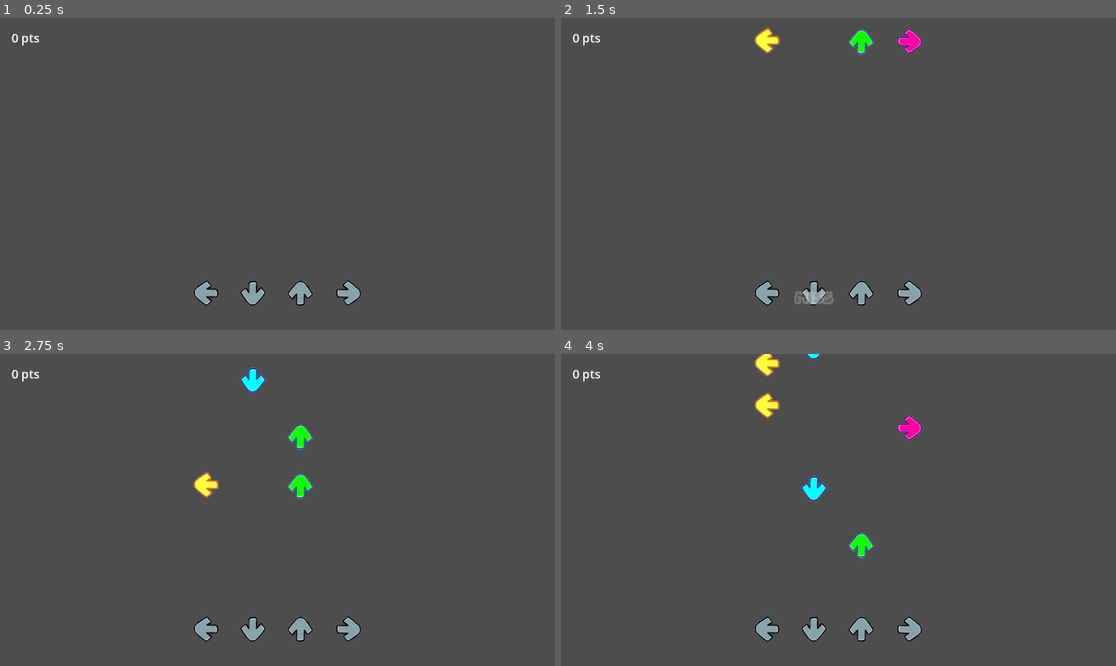
Above: before the commit, frames 1-4 (two rows, left to right).
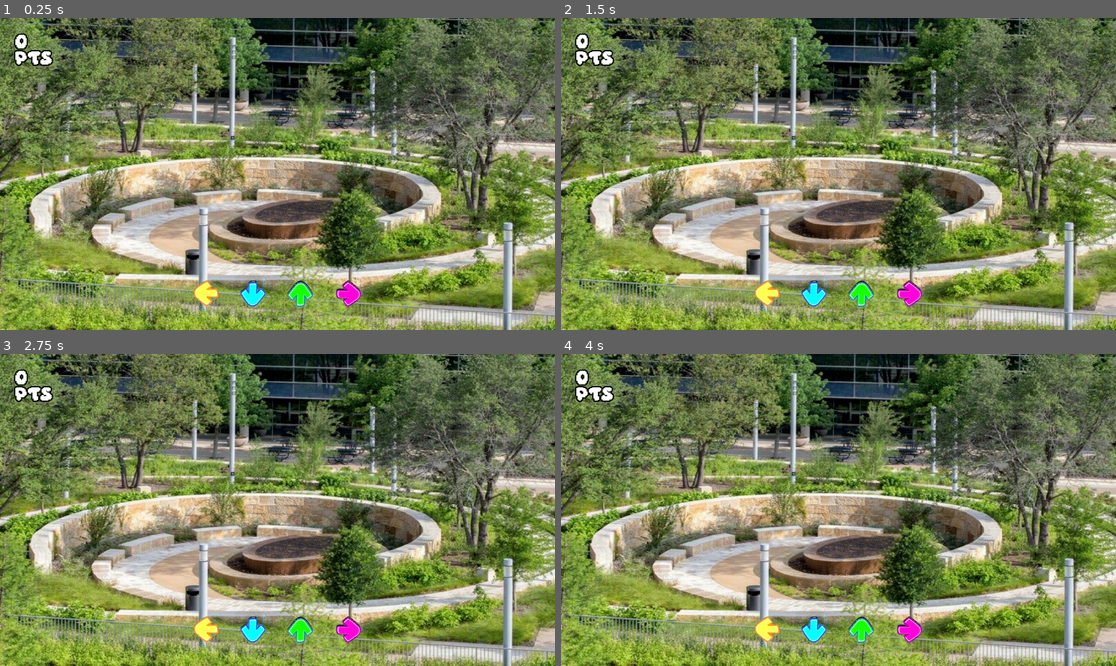
Above: after the commit, the same moments.

Repository: aennivar/hbtz-ritmo
Game: Godot game, scene res://levels/game_level.tscn
Same seed, same stepped clock (60 frames per second), same inputs: the game is played once before the commit and once after it. Sound files missing from this copy of the repository are replaced by a short silence.
Inputs:
- Up to frame 1 (0.25 s): no input
- Up to frame 2 (1.5 s): tap Enter at 0.5 s; hold M (Direita) 0.53-1.28 s; hold X (Baixo) from 1.28 s (still down)
- Up to frame 3 (2.75 s): release X (Baixo) at 2.03 s; hold M (Direita) from 2.03 s (still down)
- Up to frame 4 (4 s): release M (Direita) at 2.78 s; hold N (Cima) 2.78-3.53 s; hold Z (Esquerda) from 3.53 s (still down)

The runs differ from the first frame. In frame 1, 91% of the frame differs, in the area x 0-100%, y 0-100%; in frame 2, 91%; in frame 3, 91%; in frame 4, 91%.

Commit message:
base do LevelEditor pronta, só não funcionando

Diff:
--- a/levels/game_level.tscn
+++ b/levels/game_level.tscn
@@ -1,12 +1,23 @@
-[gd_scene load_steps=3 format=3 uid="uid://dh86wqt1xngcc"]
+[gd_scene load_steps=6 format=3 uid="uid://dh86wqt1xngcc"]
 
+[ext_resource type="Texture2D" uid="uid://dbqj07m840865" path="res://assets/6caa33bebaee56e85b7f7aea68b6ac92.jpg" id="1_d65c1"]
 [ext_resource type="PackedScene" uid="uid://cd156n3idapi5" path="res://objects/key_listener.tscn" id="1_qc6i3"]
 [ext_resource type="PackedScene" uid="uid://diwpau5n50t71" path="res://levels/game_ui.tscn" id="2_sklrn"]
+[ext_resource type="PackedScene" uid="uid://cq30ocikfqd6r" path="res://objects/level_editor.tscn" id="4_n0b0m"]
+
+[sub_resource type="Environment" id="Environment_d65c1"]
+background_mode = 3
+glow_enabled = true
+glow_blend_mode = 1
 
 [node name="GameLevel" type="Node2D"]
 
 [node name="Camera2D" type="Camera2D" parent="."]
 scale = Vector2(-0.481132, 3.2027)
+
+[node name="background" type="Sprite2D" parent="."]
+scale = Vector2(1.43154, 1.19436)
+texture = ExtResource("1_d65c1")
 
 [node name="KeyListener" parent="." instance=ExtResource("1_qc6i3")]
 position = Vector2(-150, 250)
@@ -28,3 +39,10 @@
 key_name = "Direita"
 
 [node name="GameUI" parent="." instance=ExtResource("2_sklrn")]
+
+[node name="WorldEnvironment" type="WorldEnvironment" parent="."]
+environment = SubResource("Environment_d65c1")
+
+[node name="MusicPlayer" type="AudioStreamPlayer2D" parent="."]
+
+[node name="LevelEditor" parent="." instance=ExtResource("4_n0b0m")]
--- a/levels/game_ui.gd
+++ b/levels/game_ui.gd
@@ -9,12 +9,16 @@
 	Signals.IncrementCombo.connect(IncrementCombo)
 	Signals.ResetCombo.connect(ResetCombo)
 
+	ResetCombo()
+
 func IncrementScore(incr: int):
 	score += incr
-	%ScoreLabel.text = str(score) + " pts"
+	%ScoreLabel.text = " " + str(score) + " pts"
 
 func IncrementCombo():
 	combo_count += 1
+	%ComboLabel.text = " " + str(combo_count) + "x combo"
 
 func ResetCombo():
 	combo_count = 0
+	%ComboLabel.text = ""
--- a/levels/game_ui.tscn
+++ b/levels/game_ui.tscn
@@ -1,6 +1,7 @@
-[gd_scene load_steps=2 format=3 uid="uid://diwpau5n50t71"]
+[gd_scene load_steps=3 format=3 uid="uid://diwpau5n50t71"]
 
 [ext_resource type="Script" uid="uid://beq410f5oh65s" path="res://levels/game_ui.gd" id="1_451jp"]
+[ext_resource type="FontFile" uid="uid://b5tkqovcuhe0f" path="res://assets/Daydream.ttf" id="2_tpbhn"]
 
 [node name="GameUI" type="Control"]
 layout_mode = 3
@@ -16,8 +17,23 @@
 [node name="ScoreLabel" type="RichTextLabel" parent="CanvasLayer"]
 unique_name_in_owner = true
 offset_left = 24.0
-offset_top = 24.0
-offset_right = 152.0
-offset_bottom = 64.0
+offset_top = 32.0
+offset_right = 192.0
+offset_bottom = 104.0
+theme_override_constants/outline_size = 10
+theme_override_fonts/normal_font = ExtResource("2_tpbhn")
 theme_override_font_sizes/normal_font_size = 25
-text = "0 pts"
+text = " 0
+ pts"
+
+[node name="ComboLabel" type="RichTextLabel" parent="CanvasLayer"]
+unique_name_in_owner = true
+offset_left = 24.0
+offset_top = 136.0
+offset_right = 200.0
+offset_bottom = 216.0
+theme_override_constants/outline_size = 10
+theme_override_fonts/normal_font = ExtResource("2_tpbhn")
+theme_override_font_sizes/normal_font_size = 25
+text = " 0x
+ combo"
--- a/objects/key_listener.gd
+++ b/objects/key_listener.gd
@@ -2,7 +2,6 @@
 
 @onready var falling_key = preload("res://objects/falling_key.tscn")
 @onready var score_text = preload("res://objects/score_press_text.tscn")
-@onready var pass_threshold = ""
 @export var key_name: String = ""
 
 var falling_key_queue = [] # Uma queue pra segurar as notas (falling keys) pra cada alvo (key listener)
@@ -19,8 +18,15 @@
 var good_press_score: float = 50
 var ok_press_score: float = 20
 
+func _ready():
+	$GlowOverlay.frame = frame + 4
+	Signals.CreateFallingKey.connect(CreateFallingKey)
+
 # Called every frame. 'delta' is the elapsed time since the previous frame.
 func _process(delta):
+
+	if Input.is_action_just_pressed(key_name):
+		Signals.KeyListenerPress.emit(key_name, frame)
 
 	# Garanta que tenha uma falling key (nota) pra checar essa nota
 	if falling_key_queue.size() > 0:
@@ -34,6 +40,7 @@
 			get_tree().get_root().call_deferred("add_child", st_inst)
 			st_inst.SetTextInfo("MISS")
 			st_inst.global_position = global_position + Vector2(-80, -15)
+			Signals.ResetCombo.emit()
 
 		# Se a nota foi pressionada, tira (pop) da queue e calcula a distância do ponto crítico
 		if Input.is_action_just_pressed(key_name):
@@ -41,22 +48,29 @@
 
 			var distance_from_pass = abs(key_to_pop.pass_threshold - key_to_pop.global_position.y)
 
+			$AnimationPlayer.stop() #Quando a tecla for pressionada, para o player (pra resetar) e aí toca a animação
+			$AnimationPlayer.play("key_hit")
+
 			var press_score_text: String = ""
 			if distance_from_pass < perfect_press_threshold:
 				Signals.IncrementScore.emit(perfect_press_score); print("perfect")
 				press_score_text = "PERFECT"
+				Signals.IncrementCombo.emit()
 			elif distance_from_pass < great_press_threshold:
 				Signals.IncrementScore.emit(great_press_score); print("great")
 				press_score_text = "GREAT"
+				Signals.IncrementCombo.emit()
 			elif distance_from_pass < good_press_threshold:
 				Signals.IncrementScore.emit(good_press_score); print("good")
 				press_score_text = "GOOD"
+				Signals.IncrementCombo.emit()
 			elif distance_from_pass < ok_press_threshold:
 				Signals.IncrementScore.emit(ok_press_score); print("ok")
 				press_score_text = "OK"
+				Signals.IncrementCombo.emit()
 			else:
 				press_score_text = "MISS"
-				pass
+				Signals.ResetCombo.emit()
 
 			key_to_pop.queue_free()
 
@@ -68,15 +82,16 @@
 
 
 
-func CreateFallingKey(): # Instanciar a cena FallingKey do script key_listener.gd e diz ao KL onde a nota começa
-	var fk_inst = falling_key.instantiate()
-	get_tree().get_root().call_deferred("add_child", fk_inst)
-	fk_inst.Setup(position.x, frame + 4) # "frame + 4" porque têm 4 textures em cada linha e a FK desejada tá na próxima linha
+func CreateFallingKey(button_name: String): # Instanciar a cena FallingKey do script key_listener.gd e diz ao KL onde a nota começa
+	if button_name == key_name:
+		var fk_inst = falling_key.instantiate()
+		get_tree().get_root().call_deferred("add_child", fk_inst)
+		fk_inst.Setup(position.x, frame + 4) # "frame + 4" porque têm 4 textures em cada linha e a FK desejada tá na próxima linha
 
-	falling_key_queue.push_back(fk_inst)
+		falling_key_queue.push_back(fk_inst)
 
 
 func _on_random_spawn_timer_timeout():
-	CreateFallingKey()
+	# CreateFallingKey()
 	$RandomSpawnTimer.wait_time = randf_range(0.4, 3)
 	$RandomSpawnTimer.start()
--- a/objects/key_listener.tscn
+++ b/objects/key_listener.tscn
@@ -1,7 +1,43 @@
-[gd_scene load_steps=3 format=3 uid="uid://cd156n3idapi5"]
+[gd_scene load_steps=6 format=3 uid="uid://cd156n3idapi5"]
 
 [ext_resource type="Texture2D" uid="uid://b0a0unejrr2xb" path="res://assets/arrows.webp" id="1_vgigu"]
 [ext_resource type="Script" uid="uid://cdu16kamh3sat" path="res://objects/key_listener.gd" id="2_vgigu"]
+
+[sub_resource type="Animation" id="Animation_vgigu"]
+resource_name = "key_hit"
+tracks/0/type = "value"
+tracks/0/imported = false
+tracks/0/enabled = true
+tracks/0/path = NodePath("GlowOverlay:modulate")
+tracks/0/interp = 1
+tracks/0/loop_wrap = true
+tracks/0/keys = {
+"times": PackedFloat32Array(0, 0.1, 0.3),
+"transitions": PackedFloat32Array(1, 1, 1),
+"update": 0,
+"values": [Color(1.3, 1.3, 1.3, 1), Color(1.3, 1.3, 1.3, 1), Color(1, 1, 1, 0)]
+}
+
+[sub_resource type="Animation" id="Animation_5o700"]
+length = 0.001
+tracks/0/type = "value"
+tracks/0/imported = false
+tracks/0/enabled = true
+tracks/0/path = NodePath("GlowOverlay:modulate")
+tracks/0/interp = 1
+tracks/0/loop_wrap = true
+tracks/0/keys = {
+"times": PackedFloat32Array(0),
+"transitions": PackedFloat32Array(1),
+"update": 0,
+"values": [Color(1.3, 1.3, 1.3, 1)]
+}
+
+[sub_resource type="AnimationLibrary" id="AnimationLibrary_rphrv"]
+_data = {
+&"RESET": SubResource("Animation_5o700"),
+&"key_hit": SubResource("Animation_vgigu")
+}
 
 [node name="KeyListener" type="Sprite2D"]
 texture = ExtResource("1_vgigu")
@@ -13,4 +49,17 @@
 one_shot = true
 autostart = true
 
+[node name="GlowOverlay" type="Sprite2D" parent="."]
+modulate = Color(1.3, 1.3, 1.3, 1)
+position = Vector2(0, 3)
+texture = ExtResource("1_vgigu")
+hframes = 4
+vframes = 3
+frame = 4
+
+[node name="AnimationPlayer" type="AnimationPlayer" parent="."]
+libraries = {
+&"": SubResource("AnimationLibrary_rphrv")
+}
+
 [connection signal="timeout" from="RandomSpawnTimer" to="." method="_on_random_spawn_timer_timeout"]
--- /dev/null
+++ b/objects/level_editor.gd
@@ -0,0 +1,59 @@
+extends Node2D
+
+# Defina essa constante antes do jogo começar
+const in_edit_mode: bool = true
+var current_level_name = "DANGO_BALANGO"
+
+# Tempo que leva pra falling key chegar no ponto crítico
+var fk_fall_time: float = 2.2
+var fk_output_arr = [[], [], [], []]
+
+var level_info = {
+	"DANGO_BALANGO" = {
+		"fk_times": "[[0], [1], [2], [3]]", # DANDO ERRADO SOMAR MAUS DE UMA POSIÇÃO
+		"music": load("res://assets/DangoBalango.ogg")
+	}
+}
+
+# Called when the node enters the scene tree for the first time.
+func _ready():
+
+	$MusicPlayer.stream = level_info.get(current_level_name).get("music")
+	$MusicPlayer.play()
+
+	if in_edit_mode:
+		Signals.KeyListenerPress.connect(KeyListenerPress)
+	else:
+		var fk_times = level_info.get(current_level_name).get("fk_times")
+		var fk_times_arr = str_to_var(fk_times)
+
+		var counter: int = 0
+		for key in fk_times_arr:
+
+			var button_name: String = ""
+			match counter:
+				0:
+					button_name = "Esquerda"
+				1:
+					button_name = "Baixo"
+				2:
+					button_name = "Cima"
+				3:
+					button_name = "Direita"
+
+			for delay in key:
+				SpawnFallingKey(button_name, delay)
+
+				counter += 1
+
+func KeyListenerPress(button_name: String, array_num: int):
+	# print(str(array_num) + " " + str($MusicPlayer.get_playback_position()))
+	fk_output_arr[array_num].append($MusicPlayer.get_playback_position() - fk_fall_time)
+
+func SpawnFallingKey(button_name: String, delay: float):
+	await get_tree().create_timer(delay).timeout
+	Signals.CreateFallingKey.emit(button_name)
+
+
+func _on_music_player_finished():
+	print(fk_output_arr)
--- /dev/null
+++ b/objects/level_editor.tscn
@@ -0,0 +1,10 @@
+[gd_scene load_steps=2 format=3 uid="uid://cq30ocikfqd6r"]
+
+[ext_resource type="Script" uid="uid://de8im7d0c7hpq" path="res://objects/level_editor.gd" id="1_gwl1q"]
+
+[node name="LevelEditor" type="Node2D"]
+script = ExtResource("1_gwl1q")
+
+[node name="MusicPlayer" type="AudioStreamPlayer2D" parent="."]
+
+[connection signal="finished" from="MusicPlayer" to="." method="_on_music_player_finished"]
--- a/objects/signals.gd
+++ b/objects/signals.gd
@@ -4,3 +4,6 @@
 
 signal IncrementCombo()
 signal ResetCombo()
+
+signal CreateFallingKey(button_name: String)
+signal KeyListenerPress(button_name: String, array_num: int)
--- a/project.godot
+++ b/project.godot
@@ -49,3 +49,7 @@
 , Object(InputEventKey,"resource_local_to_scene":false,"resource_name":"","device":-1,"window_id":0,"alt_pressed":false …(186 unchanged characters)…
 ]
 }
+
+[rendering]
+
+viewport/hdr_2d=true
Binary file added: assets/6caa33bebaee56e85b7f7aea68b6ac92.jpg
Not shown, added: assets/6caa33bebaee56e85b7f7aea68b6ac92.jpg.import
Not shown, added: assets/DangoBalango.ogg.import
Not shown, added: objects/level_editor.gd.uid
Not shown, added: assets/DangoBalango.ogg
